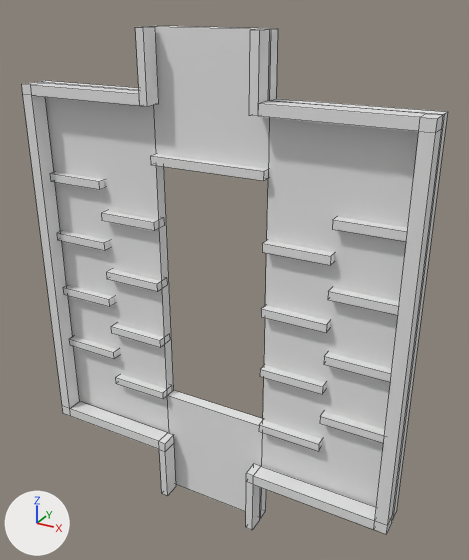
The Blender file Ragdoll Climb/Assets/Personal Folders/Martin/Modules/DirectFromBlender/Sic-Sac.blend_MxM.blend, before and after one commit.
The view is the same before and after, from a 50 mm lens placed at (5.08, -8.45, 8.98), pointed at (0.29, 0.26, 4.62). Lighting does not change. The marker at lower left points along +X, +Y and +Z. Mesh edges are drawn as thin lines.
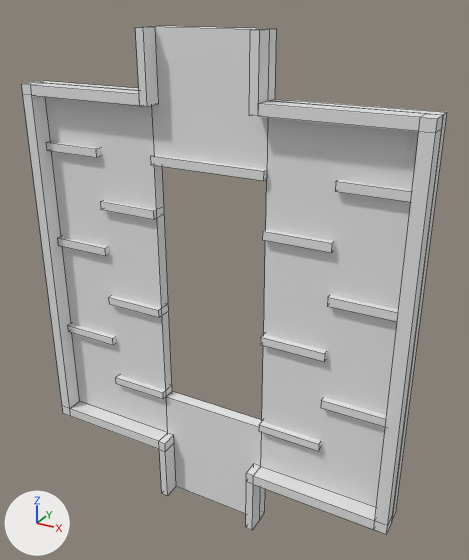
Changed parts and their boxes [x1, y1, x2, y2] in the pictures (469 x 560 px; the box of a moved part takes in the faces that stretch with it):
```json
{"object": "Plane", "change": "moved", "before": [39, 26, 448, 520], "after": [39, 26, 447, 521]}
{"object": "Cube.013", "change": "added", "after": [46, 142, 412, 451]}
{"part": 1, "of": "me_cube_004", "change": "deleted", "before": [50, 154, 408, 451]}
{"part": 2, "of": "me_cube_004", "change": "moved or reshaped", "before": [249, 30, 420, 131], "after": [249, 30, 420, 131]}
{"object": "Cube.014", "change": "unchanged, uncovered by the edit", "after": [150, 155, 267, 181]}
```

The change, as JSON lines over the scene's bpy script:
```json
{"block": "me_cube_004", "where": "# used by ob_cube_000; location = (0.0, 0.0, 0.0); scale = (0.07, 0.15, 1.0)"}
{"op": "remove", "block": "me_cube_004", "code": "me_cube_004.from_pydata(...)  # 216 vertices, 174 faces; spans x -48.6..48.6, y -2.3..1.0, z 0.0..8.5"}
{"op": "add", "block": "me_cube_004", "code": "me_cube_004.from_pydata(...)  # 80 vertices, 72 faces; spans x -48.6..48.6, y -2.3..-0.3, z 0.0..8.5"}
{"block": "me_cube_004", "change": "me_cube_004 part 1: 17 loose pieces with 136 vertices, spanning x -45.6..45.6, y -1.0..1.0, z 2.1..6.6, are deleted"}
{"block": "me_cube_004", "change": "me_cube_004 part 2"}
{"block": "me_cube_004", "change": "8 faces are deleted"}
{"block": "me_cube_004", "change": "8 new faces join them"}
{"op": "add", "block": "me_cube_013", "code": ["me_cube_013 = bpy.data.meshes.new('Cube.013')", "me_cube_013.from_pydata(...)  # 96 vertices, 72 faces; spans x -45.7..45.7, y -1.0..1.0, z 2.1..6.6"]}
{"op": "set", "path": "ob_plane.location", "old": "(0.0, 0.0, 5.75)", "new": "(0.0, -0.04, 5.75)"}
{"op": "add", "block": "ob_cube_013", "code": ["ob_cube_013 = bpy.data.objects.new('Cube.013', me_cube_013)", "ob_cube_013.location = (0.0, 0.0, 0.0)", "ob_cube_013.scale = (0.07, 0.15, 1.0)"]}
```
